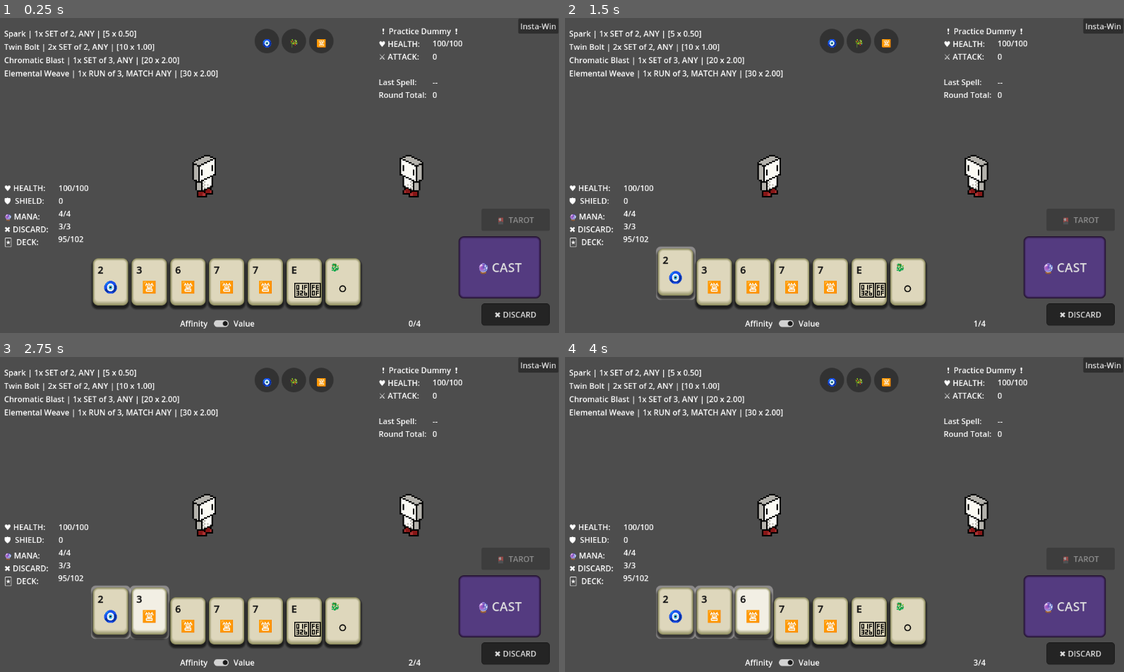
Above: before the commit, frames 1-4 (two rows, left to right).
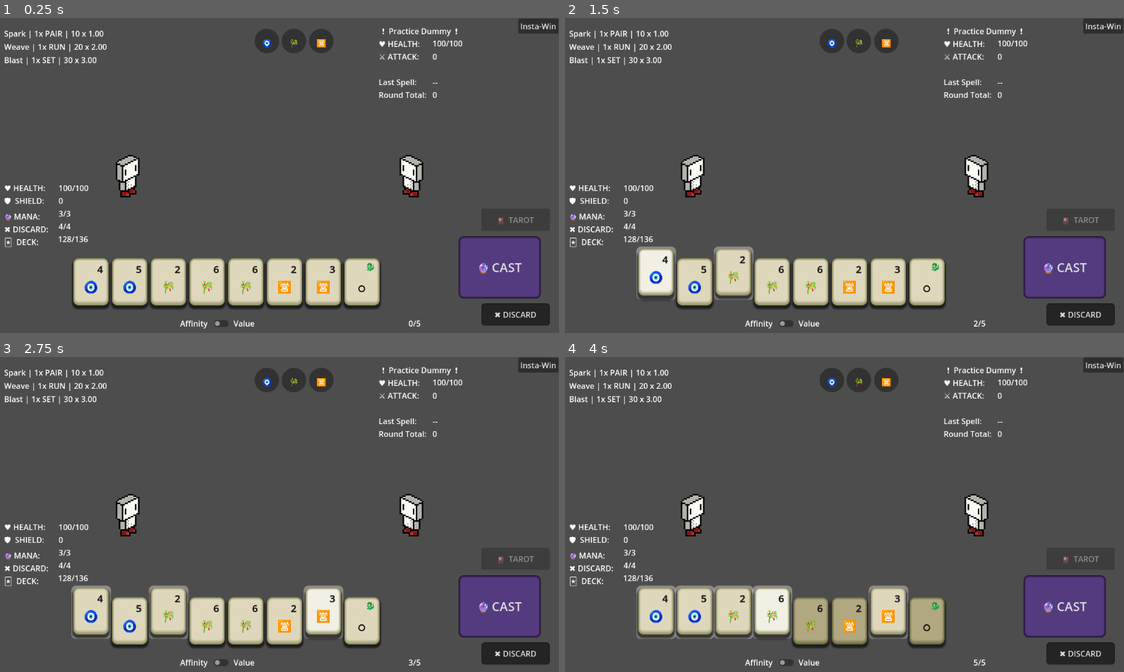
Above: after the commit, the same moments.

Repository: itsdotnickscott/wizard_card_game
Game: Godot game, scene res://scenes/map.tscn
Two runs of this game, one before a commit and one after it. Both use one fixed random seed, a clock stepped at 60 frames per second and the inputs below.
Inputs (mouse positions are in pixels of both pictures, inside the frame that each line leads up to):
- Up to frame 1 (0.25 s): no input
- Up to frame 2 (1.5 s): click "2" at 0.5 s; click (654, 282) at 1.25 s, where only the run after the commit has a clickable "4"
- Up to frame 3 (2.75 s): click "3" at 2 s
- Up to frame 4 (4 s): click (693, 621) at 2.75 s, where only the run after the commit has a clickable "5"; click "6" at 3.5 s

The runs differ from the first frame. In frame 1, 6.9% of the frame differs, in the area x 0-76%, y 4-99%; in frame 2, 7.8%; in frame 3, 8.7%; in frame 4, 9.2%.

Commit message:
Spell Melds
- "RankCombo" and "AffCombo" have been simplified into "Melds" which should be easier to understand/build off of.
- Analysis class reworked to support Melds, lots of fat cut out.
- Unfortunately, the Wild affinity logic has been cut and will need to be added back in the future

Diff:
--- a/scenes/battle_ui.tscn
+++ b/scenes/battle_ui.tscn
@@ -360,7 +360,6 @@
 offset_top = 611.0
 offset_right = 485.0
 offset_bottom = 635.0
-button_pressed = true
 
 [node name="ElementLabel" type="Label" parent="SortToggle"]
 layout_mode = 0
--- a/scenes/card_ui.tscn
+++ b/scenes/card_ui.tscn
@@ -88,22 +88,23 @@
 
 [node name="Rank" type="Label" parent="Button"]
 layout_mode = 0
-offset_left = 10.0
-offset_top = 9.0
-offset_right = 56.0
-offset_bottom = 38.0
+offset_left = 43.0
+offset_top = 8.0
+offset_right = 61.0
+offset_bottom = 37.0
 theme_override_colors/font_color = Color(0.1, 0.1, 0.1, 1)
 theme_override_colors/font_outline_color = Color(0, 0, 0, 1)
 theme_override_constants/outline_size = 1
 theme_override_font_sizes/font_size = 20
 text = "1"
+horizontal_alignment = 2
 
 [node name="Affinity" type="Label" parent="Button"]
 layout_mode = 0
 offset_left = 16.0
 offset_top = 45.0
 offset_right = 56.0
-offset_bottom = 68.0
+offset_bottom = 87.0
 theme_override_colors/font_color = Color(0, 0, 0, 1)
 theme_override_font_sizes/font_size = 30
 text = "🔥"
--- a/scenes/map.tscn
+++ b/scenes/map.tscn
@@ -11,7 +11,7 @@
 script = ExtResource("1_7r28i")
 
 [node name="Player" parent="." instance=ExtResource("2_h517x")]
-position = Vector2(380, 270)
+position = Vector2(224, 270)
 
 [node name="Battle" parent="." instance=ExtResource("1_vsmam")]
 
--- a/scripts/analysis.gd
+++ b/scripts/analysis.gd
@@ -1,14 +1,14 @@
 class_name Analysis extends Resource
 
 
-var spellbook: Array[Spell]
+var spellbook: Array
 var deck: Array[Card]
 
 
 ## =====  CONSTRUCTOR  ===== ##
 
 
-func _init(spells: Array[Spell], cards: Array[Card]) -> void:
+func _init(spells: Array, cards: Array[Card]) -> void:
 	spellbook = spells
 	deck = cards
 
@@ -42,13 +42,9 @@
 		for j in range(hand_size):
 			hand.append(deck[j])
 
-		var TEST_WITH_EFFECTS : Array[Effect] = [
-			#Effect.Wild.new(Card.Affinity.ARCANA, 1, -1)
-		]
-
-		if is_valid_spell(spell, hand, false, TEST_WITH_EFFECTS):
+		if is_valid_spell(spell, hand, false):
 			result += 1
-			var cards = _get_hand_from_spell(spell, hand, TEST_WITH_EFFECTS)
+			var cards = _get_hand_from_spell(spell, hand)
 			var dmg = calc_dmg(cards, spell)
 
 			if dmg < min_dmg:
@@ -112,25 +108,17 @@
 	for i in range(spell.parts()):
 		subtitle += str(spell.quantity[i]) + "x "
 
-		match spell.rank_combo[i]:
-			Spell.RankCombo.SET:
+		match spell.melds[i]:
+			Spell.Meld.PAIR:
+				subtitle += "PAIR"
+			Spell.Meld.RUN:
+				subtitle += "RUN"
+			Spell.Meld.SET:
 				subtitle += "SET"
-			Spell.RankCombo.RUN:
-				subtitle += "RUN"
-			Spell.RankCombo.ANY:
-				subtitle += "ANY"
-
-		subtitle += " of %d, " % [spell.card_amt[i]]
-
-		match spell.aff_combo[i]:
-			Spell.AffCombo.ANY:
-				subtitle += "ANY"
-			Spell.AffCombo.MATCH_ANY:
-				subtitle += "MATCH ANY"
 
 		subtitle += " | "
 
-	subtitle += "[%d x %0.2f]" % [spell.base, spell.multi]
+	subtitle += "%d x %0.2f" % [spell.base, spell.multi]
 
 	return spell.name + " | " + subtitle
 
@@ -140,22 +128,20 @@
 
 ## Returns the first [Spell] that can be case from the given [param hand].
 ## If [param exact] is [code]true[/code], then the [param hand] must match the spell exactly.
-static func get_valid_spell(
-	spells: Array[Spell], hand: Array[Card], exact: bool, effects: Array[Effect] = []
-) -> Spell:
+static func get_valid_spell(spells: Array[Spell], hand: Array[Card], exact: bool) -> Spell:
 	var valid := []
 	for spell in spells:
-		if is_valid_spell(spell, hand, exact, effects):
+		if is_valid_spell(spell, hand, exact):
 			valid.append(spell)
 
 	if valid.is_empty():
 		return null
 	elif valid.size() > 1:
 		var best: Spell = valid[0]
-		var high: float = calc_dmg(_get_hand_from_spell(valid[0], hand, effects), valid[0])
+		var high: float = calc_dmg(_get_hand_from_spell(valid[0], hand), valid[0])
 
 		for spell in valid.slice(1):
-			var scoring_hand := _get_hand_from_spell(spell, hand, effects)
+			var scoring_hand := _get_hand_from_spell(spell, hand)
 			var dmg := calc_dmg(scoring_hand, spell)
 
 			if dmg > high:
@@ -169,26 +155,22 @@
 
 ## Returns [code]true[/code] if given [param hand] works for [param spell].
 ## If [param exact] is [code]true[/code], then the [param hand] must match the spell exactly.
-static func is_valid_spell(
-	spell: Spell, hand: Array[Card], exact: bool, effects: Array[Effect] = []
-) -> bool:
+static func is_valid_spell(spell: Spell, hand: Array[Card], exact: bool) -> bool:
 	if exact and hand.size() != spell.size():
 		return false
 
 	sort_cards(hand, true)
 
 	var combos := []
+
 	for i in range(spell.parts()):
 		var part := []
-		match spell.rank_combo[i]:
-			Spell.RankCombo.SET:
+		match spell.melds[i]:
+			Spell.Meld.PAIR, Spell.Meld.SET:
 				part = _get_valid_sets(hand, spell, i)
 
-			Spell.RankCombo.RUN:
-				part = _get_valid_runs(hand, spell, i, effects)
-
-			Spell.RankCombo.ANY when spell.aff_combo[i] == Spell.AffCombo.MATCH_ANY:
-				part = _get_valid_match_anys(hand, spell, i)
+			Spell.Meld.RUN:
+				part = _get_valid_runs(hand, spell, i)
 
 		if part.size() < spell.quantity[i]:
 			return false
@@ -232,63 +214,6 @@
 
 	# Recursive case: return any finished hands we completed
 	return hands
-
-
-## Returns [code][true][/code] if [param card1] and [param card2] are matching the
-## affinity [param aff_combo].
-static func _check_aff_combo(aff_combo: Spell.AffCombo, card1: Card, card2: Card) -> bool:
-	match aff_combo:
-		Spell.AffCombo.ANY:
-			return true
-
-		Spell.AffCombo.MATCH_ANY:
-			return card1.affinity == card2.affinity
-
-		_:
-			return false
-
-
-## Returns [code][true][/code] if [param card1] or [param card2] are matching a wild
-## affinity [param aff_combo].
-static func _check_wild_aff(
-	aff_combo: Spell.AffCombo, card1: Card, card2: Card, effects: Array[Effect]
-) -> bool:
-	match aff_combo:
-		Spell.AffCombo.MATCH_ANY:
-			for effect in effects:
-				if effect is Effect.Wild:
-					if card1.affinity == effect.affinity or card2.affinity == effect.affinity:
-						return true
-			return false
-
-		_:
-			return false
-
-
-## Returns a [Dictionary] with the amount of each rank in [param hand].
-static func _count_ranks(hand: Array[Card]) -> Dictionary:
-	var ranks: Dictionary = {}
-
-	for card in hand:
-		if card.rank not in ranks.keys():
-			ranks[card.rank] = 1
-		else:
-			ranks[card.rank] += 1
-
-	return ranks
-
-
-## Returns a [Dictionary] with the amount of each [member Card.affinity] in [param hand].
-static func _count_affs(hand: Array[Card]) -> Dictionary:
-	var affs: Dictionary = {}
-
-	for card in hand:
-		if card.affinity not in affs.keys():
-			affs[card.affinity] = 1
-		else:
-			affs[card.affinity] += 1
-
-	return affs
 
 
 ## Returns all of the possible combinations that could be made with the cards, but order matters.
@@ -337,21 +262,19 @@
 
 
 ## Returns an [Array] of [Card] objects that are used to make up the composition of a [Spell].
-static func _get_hand_from_spell(spell: Spell, hand: Array[Card], effects: Array[Effect]) -> Array:
+static func _get_hand_from_spell(spell: Spell, hand: Array[Card]) -> Array:
 	sort_cards(hand, true)
 
 	var combos := []
+
 	for i in range(spell.parts()):
 		var part := []
-		match spell.rank_combo[i]:
-			Spell.RankCombo.SET:
+		match spell.melds[i]:
+			Spell.Meld.PAIR, Spell.Meld.SET:
 				part = _get_valid_sets(hand, spell, i)
 
-			Spell.RankCombo.RUN:
-				part = _get_valid_runs(hand, spell, i, effects)
-
-			Spell.RankCombo.ANY when spell.aff_combo[i] == Spell.AffCombo.MATCH_ANY:
-				part = _get_valid_match_anys(hand, spell, i)
+			Spell.Meld.RUN:
+				part = _get_valid_runs(hand, spell, i)
 
 		combos.append(part)
 
@@ -409,7 +332,7 @@
 				if card in used:
 					unique = false
 					break
-				if spell.rank_combo[part] == Spell.RankCombo.SET and card.rank in sets:
+				if spell.melds[part] == Spell.Meld.SET and card.rank in sets:
 					unique = false
 					break
 				used.append(card)
@@ -417,11 +340,11 @@
 			if not unique:
 				break
 
-			if spell.rank_combo[part] == Spell.RankCombo.SET:
+			if spell.melds[part] == Spell.Meld.SET:
 				sets.append(small_hand[0].rank)
 
 		# If used has every unique card needed to cast then add to valid combinations
-		if used.size() == spell.card_amt[part] * spell.quantity[part]:
+		if used.size() == spell.get_meld_size(part) * spell.quantity[part]:
 			valid.append(used)
 	return valid
 
@@ -429,31 +352,32 @@
 ## Returns all valid sets that could be made with the given [param hand].
 ## It must match the quantity set by the [param spell].
 static func _get_valid_sets(hand: Array[Card], spell: Spell, part: int) -> Array:
-	var by_rank := {}
+	var matches := []
 
 	for card in hand:
-		var check := ""
-		if card.rank == Card.WIND_RANK:
-			check = card.get_wind_str()
-		elif card.rank == Card.DRAGON_RANK:
-			check = card.get_affinity_str()
-		else:
-			check = str(card.rank)
-
-		if by_rank.has(check):
-			by_rank[check].append(card)
-		else:
-			by_rank[check] = [card]
+		var found := false
+
+		for m in matches:
+			if card.rank == Card.WIND_RANK and m[0].wind != card.wind:
+				continue
+
+			if m[0].rank == card.rank and m[0].affinity == card.affinity:
+				m.append(card)
+				found = true
+				continue
+
+		if not found:
+			matches.append([card])
 
 	var sets := []
 
-	for cards in by_rank.values():
-		if cards.size() >= spell.card_amt[part]:
-			sets.append(cards)
+	for m in matches:
+		if m.size() >= spell.get_meld_size(part):
+			sets.append(m)
 
 	var hands := []
 	for s in sets:
-		hands += _get_set_combinations(s, spell.card_amt[part])
+		hands += _get_set_combinations(s, spell.get_meld_size(part))
 
 	return hands
 
@@ -462,9 +386,7 @@
 ## It must match the quantity set by the [param spell].
 ## Runs have additional checkers for Affinity Combos, Face Cards, and Wild Affinities.[br]
 ## Note: [param hand] must be sorted by rank before using this function.
-static func _get_valid_runs(
-	hand: Array[Card], spell: Spell, part: int, effects: Array[Effect]
-) -> Array:
+static func _get_valid_runs(hand: Array[Card], spell: Spell, part: int) -> Array:
 	var runs := [[hand[0]]]
 
 	for card in hand.slice(1):
@@ -476,78 +398,18 @@
 				(card.rank == Card.BRIDGE_RANK and r[0].rank == Card.MIN_RANK
 				and r[-1].rank != Card.BRIDGE_RANK)
 			):
-				# Card is matching affinity combo
-				if _check_aff_combo(spell.aff_combo[part], r[-1], card):
-					r.append(card)
-				# Card could be a Wild affinity
-				elif _check_wild_aff(spell.aff_combo[part], r[-1], card, effects):
-					# We append the card to the run, but did not mark added so that it can also
-					# start its own run if needed
+				if r[-1].affinity == card.affinity:
 					r.append(card)
 
 		runs.append([card])
 
 	var hands := []
 	for r in runs:
-		if r.size() >= spell.card_amt[part] and _verify_wilds(r, effects, spell.aff_combo[part]):
-			if r.size() > spell.card_amt[part]:
-				hands += _get_run_combinations(r, spell.card_amt[part])
-			elif r.size() == spell.card_amt[part]:
+		if r.size() >= spell.get_meld_size(part):
+			if r.size() > spell.get_meld_size(part):
+				hands += _get_run_combinations(r, spell.get_meld_size(part))
+			elif r.size() == spell.get_meld_size(part):
 				hands.append(r)
 
 	#print(hands)
 	return hands
-
-
-## This function will make sure that if there are any wilds in the run, that it doesn't exceed
-## the card limit.[br]
-## Note: [param run] is assumed to already be a valid run makeup.[br]
-## Warning: I expect this function to have unexpected results when mixing multiple wilds in a run.
-## Also will act weird if a Wild effect has a 0 card limit, which shouldn't happen anyway.
-static func _verify_wilds(run: Array, effects: Array[Effect], aff_combo: Spell.AffCombo) -> bool:
-	if aff_combo == Spell.AffCombo.MATCH_ANY:
-		if effects.is_empty():
-			return true
-
-		var wilds := {}
-
-		for effect in effects:
-			if effect is Effect.Wild:
-				wilds[effect.affinity] = 0
-
-		for card in run:
-			if card.affinity in wilds.keys():
-				wilds[card.affinity] += 1
-
-		var i := 0
-		for count in wilds.values():
-			if count == run.size():
-				return true
-			if count > effects[i].card_limit:
-				return false
-			i += 1
-
-	return true
-
-
-## Returns all valid match anys that could be made with the given [param hand].
-## It must match the quantity set by the [param spell].
-static func _get_valid_match_anys(hand: Array[Card], spell: Spell, part: int) -> Array:
-	var by_aff := {}
-	for card in hand:
-		if by_aff.has(card.affinity):
-			by_aff[card.affinity].append(card)
-		else:
-			by_aff[card.affinity] = [card]
-
-	var sets := []
-	for cards in by_aff.values():
-		if cards.size() >= spell.card_amt[part]:
-			sets.append(cards)
-
-	var hands := []
-	for s in sets:
-		hands += _get_set_combinations(s, spell.card_amt[part])
-
-	#print(hands)
-	return hands
--- a/scripts/map.gd
+++ b/scripts/map.gd
@@ -16,7 +16,7 @@
 func create_stage() -> void:
 	var start := Location.Fight.new(
 		EnemyInfo.new("Practice Dummy", Enemy.Tier.NORMAL, 100, [Attack.new("Stay Still", 0)]),
-		[Reward.Type.CHOOSE_IDOL, Reward.Type.CARD_PACK],
+		[Reward.Type.TOME, Reward.Type.CARD_PACK],
 	)
 	var choice1 := Location.Fight.new(
 		EnemyInfo.new("Wild Deer", Enemy.Tier.NORMAL, 175, [Attack.new("Prance", 10)]),
@@ -68,9 +68,9 @@
 	player.init()
 	battle.init(player)
 
-	#var analysis = Analysis.new(Spell.get_all_spells(), player.deck)
+	var analysis = Analysis.new(Spell.get_all_spells(), player.deck)
 	#var analysis = Analysis.new([Spell.get_from_id("bolt")], player.deck)
-	var analysis = Analysis.new(player.spellbook, player.deck)
+	#var analysis = Analysis.new(player.spellbook, player.deck)
 	analysis.analyze_spells(player.hand_limit)
 
 	create_stage()
--- a/scripts/player.gd
+++ b/scripts/player.gd
@@ -4,10 +4,10 @@
 const IDOL_LIMIT = 3
 
 
-@export var max_mana: int = 4
-@export var max_discards: int = 3
-@export var hand_limit: int = 7
-@export var select_limit: int = 4
+@export var max_mana: int = 3
+@export var max_discards: int = 4
+@export var hand_limit: int = 8
+@export var select_limit: int = 5
 
 @export var deck: Array[Card] = []
 @export var spellbook: Array[Spell] = []
@@ -67,7 +67,7 @@
 		hand.erase(card)
 		discard.append(card)
 
-	return Analysis.get_valid_spell(spellbook, selected_cards, true, spell_check_effects)
+	return Analysis.get_valid_spell(spellbook, selected_cards, true)
 
 
 ## Discards given [Card] objects from the [member Player.hand]. Returns [code]true[/code] if
@@ -162,7 +162,7 @@
 	var val := 1
 	var aff := 0
 
-	for t in range(3):
+	for t in range(4):
 		val = 1
 		for i in range(9):
 			for j in range(3):
@@ -173,7 +173,7 @@
 			aff = 0
 
 	aff = 8
-	for i in range(3):
+	for i in range(4):
 		for j in range(3):
 			var new_card := Card.new(Card.Type.DRAGON, aff)
 			new_deck.append(new_card)
@@ -181,7 +181,7 @@
 		aff = 8
 
 	var wind := 1
-	for i in range(3):
+	for i in range(4):
 		for j in range(4):
 			var new_card := Card.new(Card.Type.WIND, wind)
 			new_deck.append(new_card)
@@ -196,9 +196,8 @@
 func _create_base_spellbook() -> Array[Spell]:
 	return [
 		Spell.get_from_id("spark"),
-		Spell.get_from_id("bolt"),
+		Spell.get_from_id("weave"),
 		Spell.get_from_id("blast"),
-		Spell.get_from_id("weave"),
 	]
 
 
--- a/scripts/reward.gd
+++ b/scripts/reward.gd
@@ -126,11 +126,11 @@
 		var spells := []
 		var rarity: Rarity
 
-		if rand < 70.0:
+		if rand < 1000.0:
 			rarity = Rarity.COMMON
 		elif rand < 90.0:
 			rarity = Rarity.UNCOMMON
-		elif rand <= 100.0:
+		elif rand <= 99.0:
 			rarity = Rarity.RARE
 
 		for spell in all_spells:
--- a/scripts/reward_ui.gd
+++ b/scripts/reward_ui.gd
@@ -74,7 +74,10 @@
 	for choice in reward.choices:
 		if choice is Spell or choice is Tarot or choice is Idol:
 			var button := Button.new()
-			button.text = choice.name
+			if choice is Spell:
+				button.text = Analysis.get_spell_info(choice)
+			else:
+				button.text = choice.name
 			tome_ui.add_child(button)
 			button.pressed.connect(_on_reward_chosen.bind(choice))
 			tome_ui.visible = true
@@ -85,6 +88,7 @@
 			card.set_display(choice)
 			card.get_node("Button").pressed.connect(_on_reward_chosen.bind(card.info))
 			card_pack_ui.visible = true
+
 
 	choices_panel.visible = true
 
--- a/scripts/spell.gd
+++ b/scripts/spell.gd
@@ -1,8 +1,7 @@
 class_name Spell extends Resource
 
 
-enum RankCombo { SET, RUN, ANY }
-enum AffCombo { ANY, MATCH_ANY }
+enum Meld { PAIR, RUN, SET }
 
 
 static var _library = {}
@@ -10,9 +9,7 @@
 
 @export var name: String
 @export var tome_rarity: Reward.Rarity
-@export var rank_combo: Array[RankCombo]
-@export var aff_combo: Array[AffCombo]
-@export var card_amt: Array[int]
+@export var melds: Array[Meld]
 @export var quantity: Array[int]
 @export var base: int
 @export var multi: float
@@ -20,19 +17,14 @@
 
 func _init(
 	spell_name: String, rarity: Reward.Rarity,
-	rank: Array[RankCombo], aff: Array[AffCombo],
-	amt: Array[int], quant: Array[int], base_dmg: int, mult: float
+	combo: Array[Meld], quant: Array[int], base_dmg: int, mult: float
 ) -> void:
-	if not (
-		rank.size() == aff.size() and aff.size() == amt.size() and amt.size() == quant.size()
-	):
-		print("invalid spell - rank, aff, amt, and quant params all need to be the same size")
+	if combo.size() != quant.size():
+		print("invalid spell - combo and quant params need to be the same size")
 		return
 
 	name = spell_name
-	rank_combo = rank
-	aff_combo = aff
-	card_amt = amt
+	melds = combo
 	quantity = quant
 	base = base_dmg
 	multi = mult
@@ -40,13 +32,17 @@
 
 
 func parts() -> int:
-	return rank_combo.size()
+	return melds.size()
+
+
+func get_meld_size(part: int):
+	return 2 if melds[part] == Meld.PAIR else 3
 
 
 func size() -> int:
 	var val = 0
 	for i in range(parts()):
-		val += card_amt[i] * quantity[i]
+		val += get_meld_size(i) * quantity[i]
 	return val
 
 
@@ -55,70 +51,47 @@
 
 
 func level_up() -> void:
-	multi += 0.25
-	base += 5
+	multi += 1
+	base += 10
 
 
 static func init_library() -> void:
-	_library = {"spark": Spell.new(
+	_library = {
+		"spark": Spell.new(
 			"Spark", Reward.Rarity.COMMON,
-			[Spell.RankCombo.SET], [Spell.AffCombo.ANY],
-			[2], [1], 5, 0.5
+			[Spell.Meld.PAIR], [1],
+			10, 1.0
 		),
 
-		"bolt": Spell.new(
-			"Twin Bolt", Reward.Rarity.COMMON,
-			[Spell.RankCombo.SET], [Spell.AffCombo.ANY],
-			[2], [2], 10, 1.0
+		"weave": Spell.new(
+			"Weave", Reward.Rarity.COMMON,
+			[Spell.Meld.RUN], [1],
+			20, 2.0
 		),
 
 		"blast": Spell.new(
-			"Chromatic Blast", Reward.Rarity.COMMON,
-			[Spell.RankCombo.SET], [Spell.AffCombo.ANY],
-			[3], [1], 20, 2.0
+			"Blast", Reward.Rarity.COMMON,
+			[Spell.Meld.SET], [1],
+			30, 3.0
 		),
 
-		"weave": Spell.new(
-			"Elemental Weave", Reward.Rarity.COMMON,
-			[Spell.RankCombo.RUN], [Spell.AffCombo.MATCH_ANY],
-			[3], [1], 30, 2.0
+		"flare": Spell.new(
+			"Flare", Reward.Rarity.COMMON,
+			[Spell.Meld.PAIR], [2],
+			20, 2.0
 		),
 
 		"thread": Spell.new(
-			"Unstable Thread", Reward.Rarity.COMMON,
-			[Spell.RankCombo.RUN], [Spell.AffCombo.ANY],
-			[5], [1], 30, 1.0
-		),
-
-		"chaos": Spell.new(
-			"Ray of Chaos", Reward.Rarity.UNCOMMON,
-			[Spell.RankCombo.SET, Spell.RankCombo.SET], [Spell.AffCombo.ANY, Spell.AffCombo.ANY],
-			[3, 2], [1, 1], 40, 1.5
-		),
-
-		"takeover": Spell.new(
-			"Natural Takeover", Reward.Rarity.UNCOMMON,
-			[Spell.RankCombo.ANY], [Spell.AffCombo.MATCH_ANY],
-			[5], [1], 50, 2.0
-		),
-
-		"fissure": Spell.new(
-			"Organic Fissure", Reward.Rarity.UNCOMMON,
-			[Spell.RankCombo.RUN], [Spell.AffCombo.MATCH_ANY],
-			[4], [1], 60, 2.5
-		),
-
-		"purge": Spell.new(
-			"Ultimate Purge", Reward.Rarity.RARE,
-			[Spell.RankCombo.SET], [Spell.AffCombo.ANY],
-			[4], [1], 70, 3.0
+			"Thread", Reward.Rarity.COMMON,
+			[Spell.Meld.RUN, Spell.Meld.PAIR], [1, 1],
+			25, 3.0
 		),
 
 		"rapture": Spell.new(
-			"Intense Rapture", Reward.Rarity.RARE,
-			[Spell.RankCombo.RUN], [Spell.AffCombo.MATCH_ANY],
-			[5], [1], 80, 4.0
-		),
+			"Rapture", Reward.Rarity.COMMON,
+			[Spell.Meld.SET, Spell.Meld.PAIR], [1, 1],
+			50, 5.0
+		)
 	}
 
 
